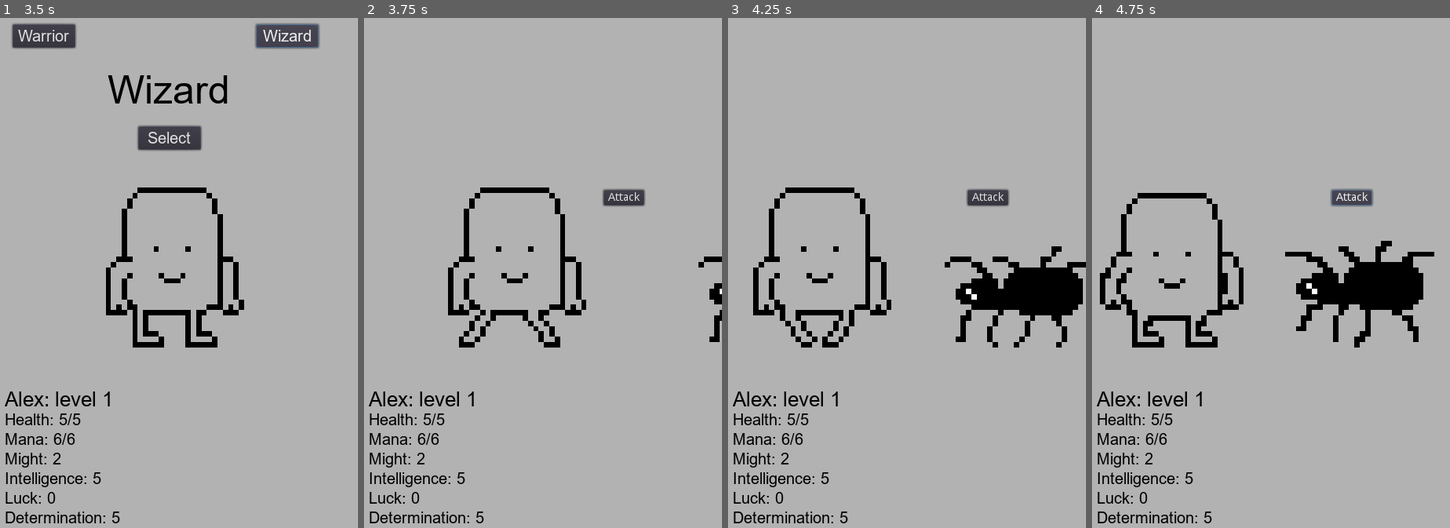
Above: before the commit, frames 1-4 (left to right).
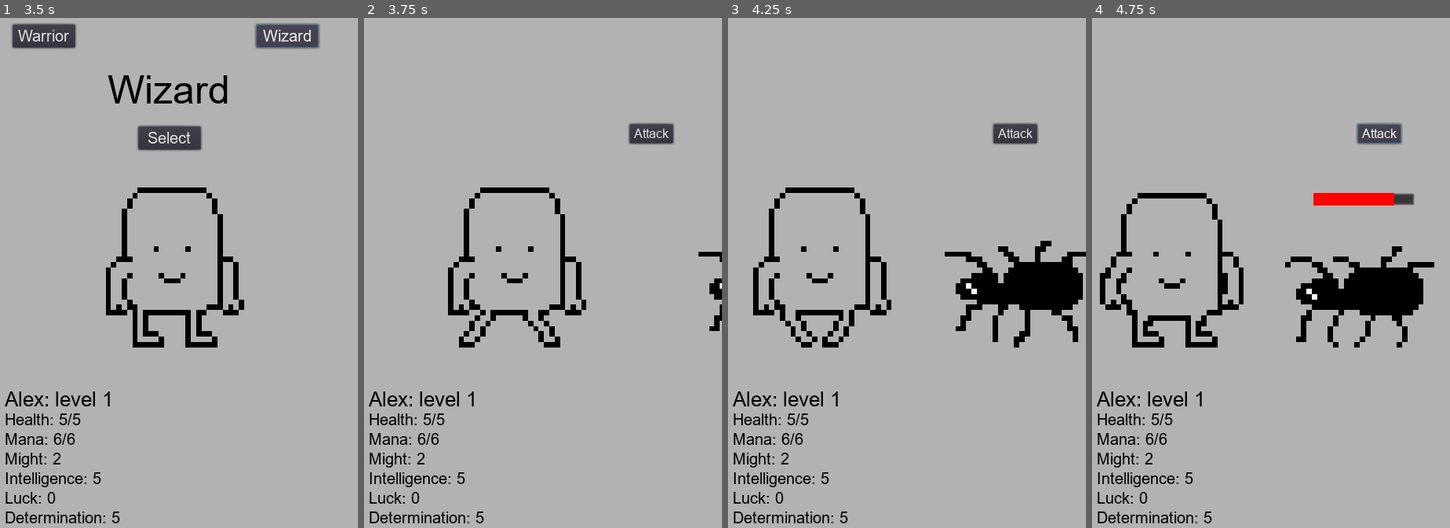
Above: after the commit, the same moments.

Repository: robertley/insta-rogue
Game: Godot game, scene res://Main.tscn
The game is run twice, just before and just after one commit, with the same random seed, the same clock (stepped at 60 frames per second) and the same inputs.
Inputs (mouse positions are in pixels of both pictures, inside the frame that each line leads up to):
- Up to frame 1 (3.5 s): click (171, 130) at 0.52 s; type "Alex" at 0.6 s; click "Play" at 1.25 s; click "Warrior" at 2 s; click "Wizard" at 2.75 s
- Up to frame 2 (3.75 s): click "Select" at 3.5 s
- Up to frame 3 (4.25 s): no input
- Up to frame 4 (4.75 s): click "Attack" at 4.25 s

Frame 1 is identical in both runs. In frame 2, 1.2% of the frame differs, in the area x 66-100%, y 20-64%; in frame 3, 2.7%; in frame 4, 3.2%, in the area x 53-96%, y 20-65%.

Commit message:
more stuff

Diff:
--- a/Battle.gd
+++ b/Battle.gd
@@ -1,8 +1,25 @@
 extends Node
+
+signal attack
+signal battle_over
+
+var _player: Node
 
 # Called when the node enters the scene tree for the first time.
 func _ready():
 	pass # Replace with function body.
 
-func set_enemy_stats(player_level):
-	$Enemy.set_stats(player_level)
+func set_enemy_stats(player):
+	_player = player
+	$Enemy.set_stats(player)
+
+func _on_AttackButton_pressed():
+	emit_signal("attack")
+	$Enemy.hit(1)
+
+func _on_Enemy_death():
+	$CanvasLayer.hide()
+	$BattleOver.start()
+
+func _on_BattleOver_timeout():
+	emit_signal("battle_over")
--- a/Battle.tscn
+++ b/Battle.tscn
@@ -1,7 +1,8 @@
-[gd_scene load_steps=3 format=2]
+[gd_scene load_steps=4 format=2]
 
 [ext_resource path="res://Enemy.tscn" type="PackedScene" id=1]
 [ext_resource path="res://Battle.gd" type="Script" id=2]
+[ext_resource path="res://themes/button.tres" type="Theme" id=3]
 
 [node name="Battle" type="Node"]
 script = ExtResource( 2 )
@@ -11,8 +12,16 @@
 [node name="CanvasLayer" type="CanvasLayer" parent="."]
 
 [node name="AttackButton" type="Button" parent="CanvasLayer"]
-margin_left = 329.0
-margin_top = 261.0
-margin_right = 381.0
-margin_bottom = 281.0
+margin_left = 362.0
+margin_top = 177.0
+margin_right = 418.0
+margin_bottom = 202.0
+theme = ExtResource( 3 )
 text = "Attack"
+
+[node name="BattleOver" type="Timer" parent="."]
+one_shot = true
+
+[connection signal="death" from="Enemy" to="." method="_on_Enemy_death"]
+[connection signal="pressed" from="CanvasLayer/AttackButton" to="." method="_on_AttackButton_pressed"]
+[connection signal="timeout" from="BattleOver" to="." method="_on_BattleOver_timeout"]
--- a/Enemy.gd
+++ b/Enemy.gd
@@ -1,17 +1,25 @@
 extends Node
+
+signal death
 
 var original_pos_x
 
 var health
 var max_health
+var attack_power
+
 
 func _ready():
 	original_pos_x = $Area2D.position.x
 
-func set_stats(player_level):
+func set_stats(player):
+	player = player
 	# TODO logic
 	health = 5
 	max_health = 5
+	attack_power = 1
+	$Area2D/ProgressBar.max_value = max_health
+	$Area2D/ProgressBar.value = health
 	print(max_health)
 
 func _process(delta):
@@ -21,3 +29,16 @@
 func check_walk_position():
 	var timer_length = $EnterTimer.wait_time
 	$Area2D.position.x = original_pos_x - (timer_length - $EnterTimer.time_left) * 300
+
+func _on_EnterTimer_timeout():
+	$Area2D/ProgressBar.show()
+
+func hit(amt):
+	health = max(health - amt, 0)
+	$Area2D/ProgressBar.value = health
+	if (health == 0):
+		emit_signal("death")
+		$DeathTimer.start()
+
+func _on_DeathTimer_timeout():
+	$Area2D.hide()
--- a/Enemy.tscn
+++ b/Enemy.tscn
@@ -1,8 +1,9 @@
-[gd_scene load_steps=5 format=2]
+[gd_scene load_steps=6 format=2]
 
 [ext_resource path="res://Enemy.gd" type="Script" id=1]
 [ext_resource path="res://Sprites/spider-2.png.png" type="Texture" id=2]
 [ext_resource path="res://Sprites/spider-1.png.png" type="Texture" id=3]
+[ext_resource path="res://themes/health_bar.tres" type="Theme" id=4]
 
 [sub_resource type="SpriteFrames" id=1]
 animations = [ {
@@ -22,10 +23,26 @@
 scale = Vector2( 6.78125, 6.78125 )
 frames = SubResource( 1 )
 animation = "spider"
-frame = 1
 playing = true
+
+[node name="ProgressBar" type="ProgressBar" parent="Area2D"]
+visible = false
+margin_left = 541.0
+margin_top = 265.0
+margin_right = 670.0
+margin_bottom = 281.0
+theme = ExtResource( 4 )
+max_value = 5.0
+value = 2.0
+percent_visible = false
 
 [node name="EnterTimer" type="Timer" parent="."]
 wait_time = 0.8
 one_shot = true
 autostart = true
+
+[node name="DeathTimer" type="Timer" parent="."]
+wait_time = 0.5
+
+[connection signal="timeout" from="EnterTimer" to="." method="_on_EnterTimer_timeout"]
+[connection signal="timeout" from="DeathTimer" to="." method="_on_DeathTimer_timeout"]
--- a/Main.gd
+++ b/Main.gd
@@ -1,6 +1,7 @@
 extends Node
 
 export(PackedScene) var battle_scene
+var inst_battle_scene
 
 # Called when the node enters the scene tree for the first time.
 func _ready():
@@ -17,10 +18,14 @@
 
 func _on_ClassSelect_class_finished():
 	$ClassSelect.hide()
-	$Player.walk()
+	$Player.walk_back()
 	start_battle()
 
 func start_battle():
-	var b_scene = battle_scene.instance()
-	b_scene.set_enemy_stats($Player.level)
-	add_child(b_scene)
+	var inst_battle_scene = battle_scene.instance()
+	inst_battle_scene.set_enemy_stats($Player)
+	add_child(inst_battle_scene)
+	inst_battle_scene.connect("battle_over", self, "walk_forward")
+
+func walk_forward():
+	$Player.walk_forward()
--- a/Player.gd
+++ b/Player.gd
@@ -17,9 +17,13 @@
 
 export var player_name = "Player"
 
+var walking_direction = "back"
+var current_pos_x
+
 # Called when the node enters the scene tree for the first time.
 func _ready():
 	set_class_defaults()
+	current_pos_x = $Area2D.position.x
 
 func _process(delta):
 	update_stats()
@@ -29,8 +33,6 @@
 
 func init_player(name):
 	player_name = name
-	print('init')
-	print(player_name)
 	$StatsCanvas/Name.text = player_name + ": level " + str(level)
 
 	$StatsCanvas.show()
@@ -77,16 +79,28 @@
 	determination = 5
 	karma = 0
 
-func walk():
+func walk_back():
+	walking_direction = "back"
+	$Area2D.set_player_walking()
+	$WalkingTimer.start()
+
+func walk_forward():
+	walking_direction = "forward"
 	$Area2D.set_player_walking()
 	$WalkingTimer.start()
 
 
 func _on_WalkingTimer_timeout():
-	print('done walking')
+	current_pos_x = $Area2D.position.x
 	$WalkingTimer.stop()
 	$Area2D.set_player_idle()
 
 func check_walk_position(delta):
 	var timer_length = $WalkingTimer.wait_time
-	$Area2D.position.x = (timer_length - $WalkingTimer.time_left) * 150 * -1
+	var x_mod = 1
+	if (walking_direction == "back"):
+		x_mod = -1
+
+	var destination = 120 * x_mod
+
+	$Area2D.position.x = current_pos_x + ((timer_length - $WalkingTimer.time_left) / timer_length * destination)
--- a/Player.tscn
+++ b/Player.tscn
@@ -108,5 +108,6 @@
 
 [node name="WalkingTimer" type="Timer" parent="."]
 wait_time = 0.8
+one_shot = true
 
 [connection signal="timeout" from="WalkingTimer" to="." method="_on_WalkingTimer_timeout"]
--- a/PlayerAnimation.gd
+++ b/PlayerAnimation.gd
@@ -1,12 +1,5 @@
 extends Area2D
 
-
-# Declare member variables here. Examples:
-# var a = 2
-# var b = "text"
-
-
-# Called when the node enters the scene tree for the first time.
 func _ready():
 	$AnimatedSprite.play()
 
@@ -15,6 +8,3 @@
 
 func set_player_idle():
 	$AnimatedSprite.animation = "default"
-# Called every frame. 'delta' is the elapsed time since the previous frame.
-#func _process(delta):
-#	pass
--- /dev/null
+++ b/themes/button.tres
@@ -0,0 +1,9 @@
+[gd_resource type="Theme" load_steps=3 format=2]
+
+[ext_resource path="res://fonts/arial.ttf" type="DynamicFontData" id=1]
+
+[sub_resource type="DynamicFont" id=1]
+font_data = ExtResource( 1 )
+
+[resource]
+default_font = SubResource( 1 )
--- /dev/null
+++ b/themes/health_bar.tres
@@ -0,0 +1,8 @@
+[gd_resource type="Theme" load_steps=2 format=2]
+
+[sub_resource type="StyleBoxFlat" id=1]
+bg_color = Color( 1, 0, 0, 1 )
+
+[resource]
+ProgressBar/colors/font_color_shadow = Color( 0, 0, 0, 1 )
+ProgressBar/styles/fg = SubResource( 1 )
